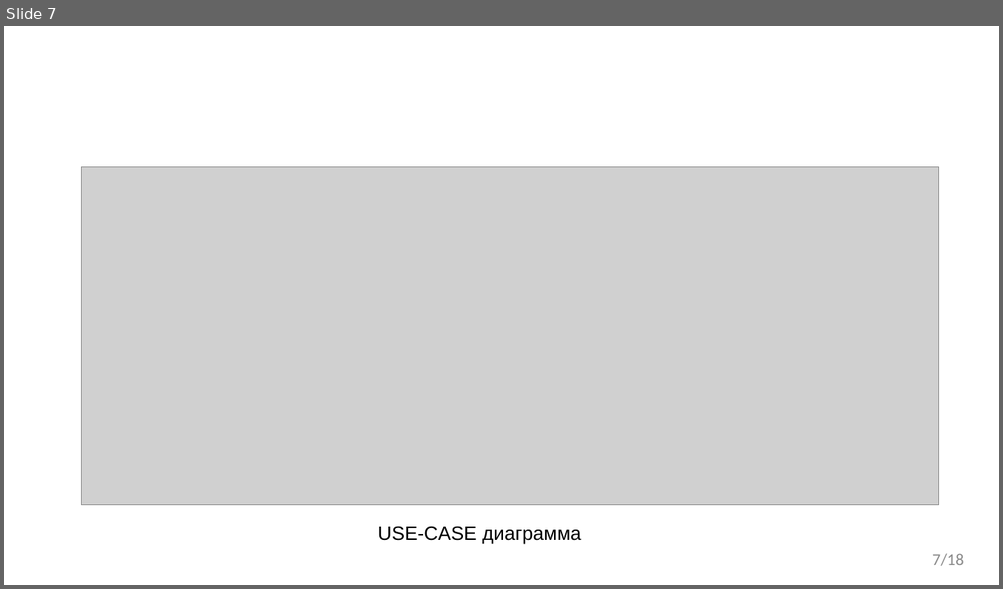
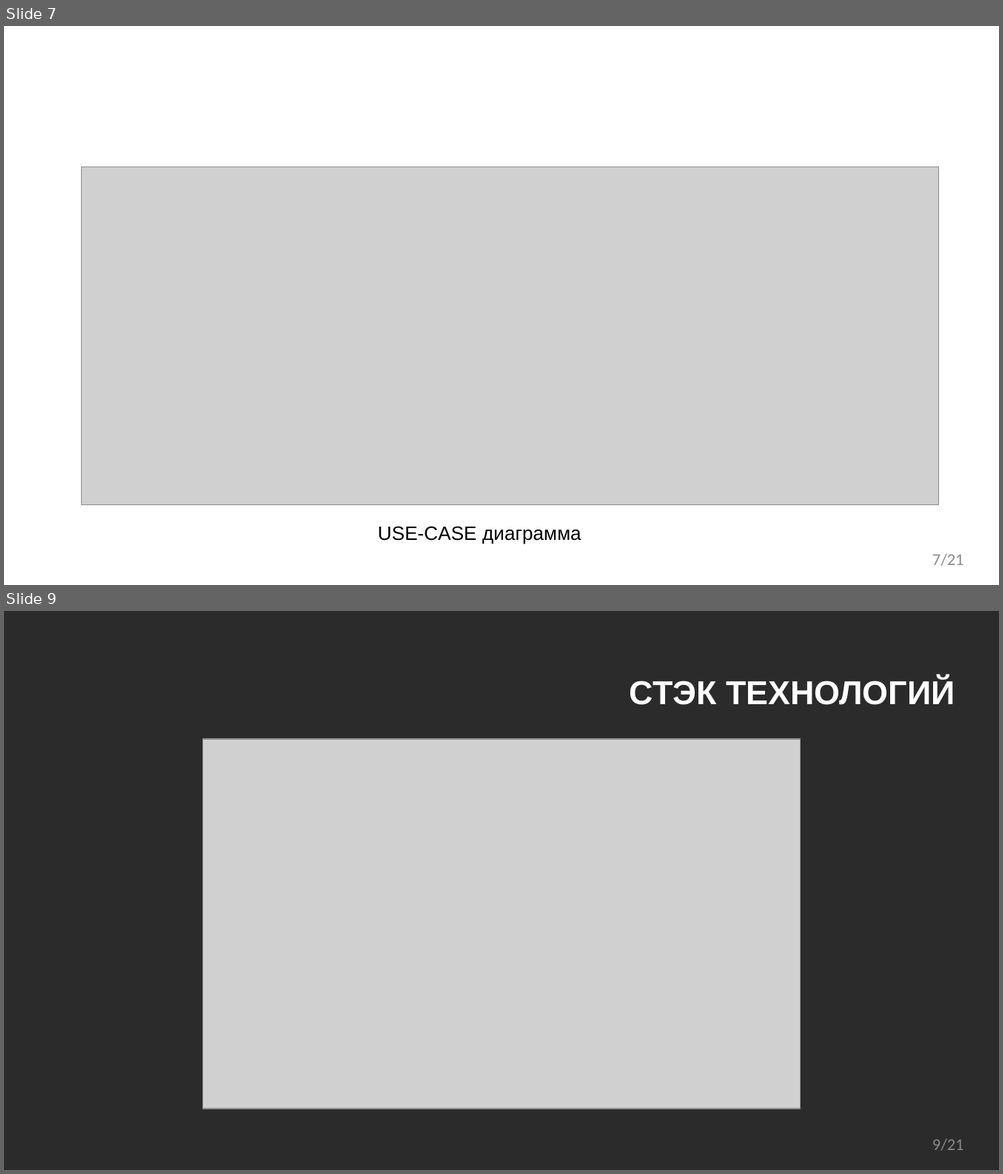
Before and after one commit to VladMexon/DiplomaProject, a slide deck: РИС-20-2б-Мехоношин-ВА-ПП.pptx. Shown one above the other, each under a label of ours: slide 7 before the commit, slides 7 and 9 after it; the slides between them are not shown. The pictures are 1003x589 and 1003x1174 pixels, drawn with LibreOffice and Linux fonts; fonts in the diff are those of the drawing; grey boxes stand for pictures; background and template pictures are left out; a plain dark background stands for a picture behind light text. Boxes give left, top, right and bottom in pixels: in the first picture for what was removed or moved away, otherwise in the second. Text is boxed around its words. In the diff, an @@ line names an element or a change of style, - is before the commit and + after.

```diff
--- a/РИС-20-2б-Мехоношин-ВА-ПП.pptx
+++ b/РИС-20-2б-Мехоношин-ВА-ПП.pptx
@@ slide 9 added at (4, 611, 999, 1170), background picture (left out) @@
@@ title added at (629, 678, 954, 705), 24 pt, text #FFFFFF, bold @@
+СТЭК ТЕХНОЛОГИЙ
@@ picture added at (203, 739, 800, 1109) @@
@@ page number added at (932, 1139, 964, 1151), 12 pt, text #898989 @@
+9/21
@@ page number at (932, 554, 964, 566): text changed @@
-7/18
+7/21
```
Also in this commit, not shown: 14 slides changed, 4 other slides added, 10 other files.
